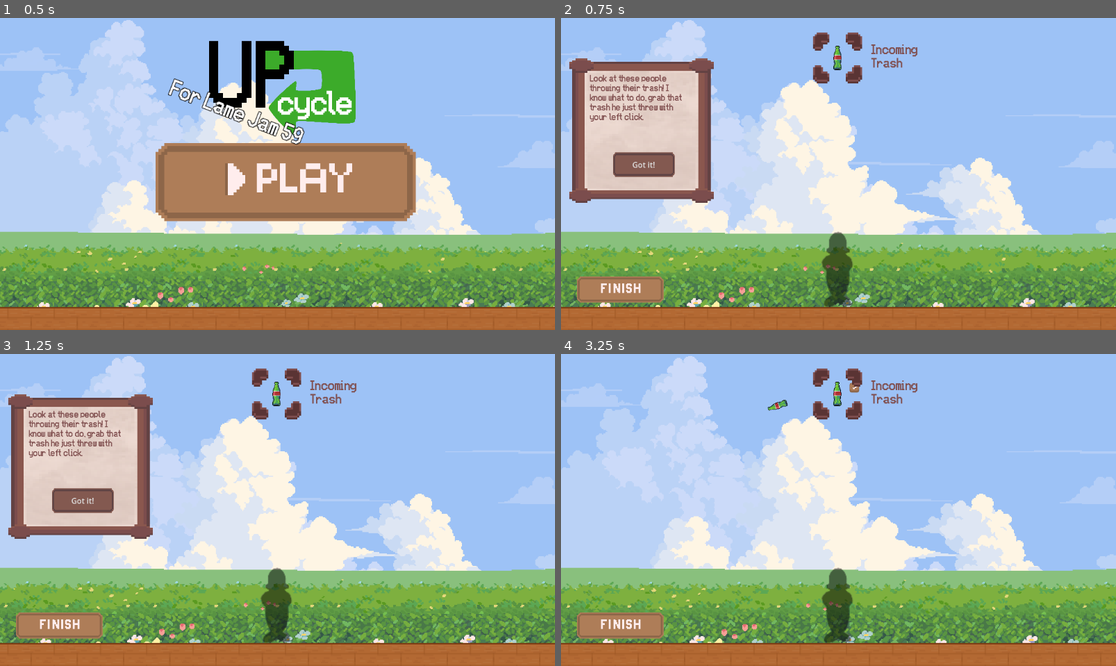
Above: before the commit, frames 1-4 (two rows, left to right).
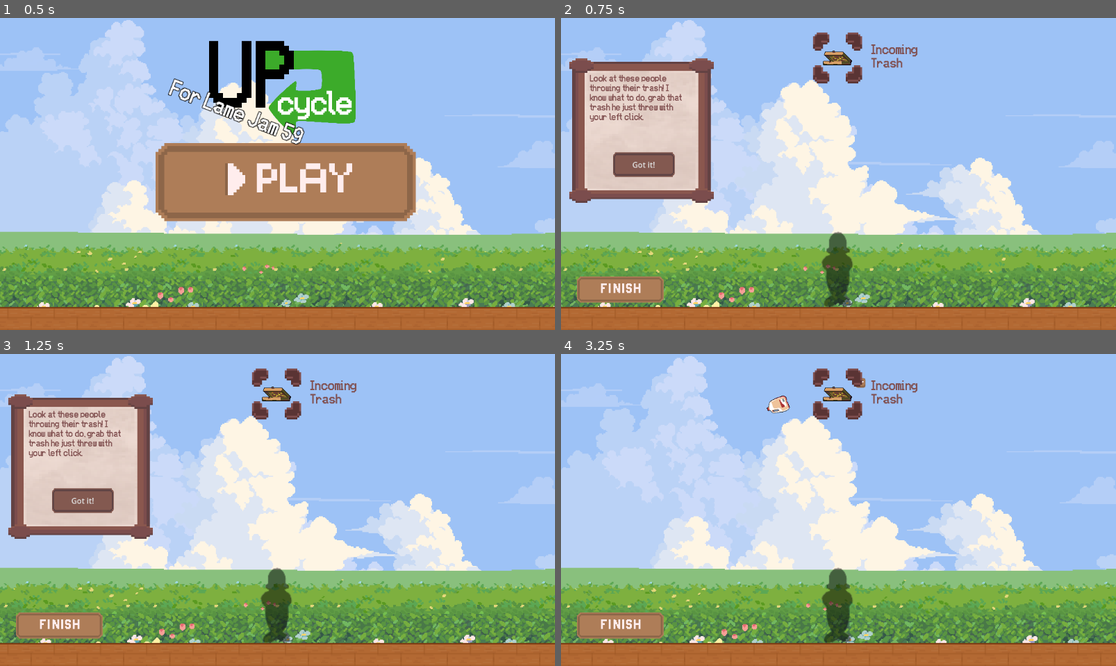
Above: after the commit, the same moments.

Repository: funkymonkeysgames/lame-jam-59
Game: Godot game, scene res://Scenes/main.tscn
Two runs of this game, one before a commit and one after it. Both use one fixed random seed, a clock stepped at 60 frames per second and the inputs below. Sound files missing from this copy of the repository are replaced by a short silence.
Inputs (mouse positions are in pixels of both pictures, inside the frame that each line leads up to; where the layout moved, square brackets give the same spot in the first picture):
- Up to frame 1 (0.5 s): no input
- Up to frame 2 (0.75 s): click (844, 183) at 0.5 s
- Up to frame 3 (1.25 s): no input
- Up to frame 4 (3.25 s): click (838, 394) at 1.25 s; click (860, 382) [855, 388] at 2 s; click "Placed and confirmed" at 2.75 s

Frame 1 is identical in both runs. In frame 2, 0.2% of the frame differs, in the area x 47-53%, y 8-17%; in frame 3, 0.2%; in frame 4, 0.5%, in the area x 37-55%, y 7-20%.

Commit message:
oh my god baseball bat fix finally

Diff:
--- a/Scenes/Objects/baseball_bat.tscn
+++ b/Scenes/Objects/baseball_bat.tscn
@@ -21,7 +21,8 @@
 parent_body2d = NodePath(".")
 
 [node name="CollisionShape2D" type="CollisionPolygon2D" parent="." unique_id=2033120229]
-polygon = PackedVector2Array(2, -7.9999886, 22, -27.99996, 27, -21.99997, 3, 1.9999971, 2, 8.999987, 1, 27.99996, 4, 30.999956, 3, 32.999954, -4, 32.999954, -5, 30.999956, -2, 27.99996, -2, 18.999973, -3, 16.999975, -3, 7.9999886, -5, 5.9999914, -4, 1.9999971, -3, 0, -2, -3, -2, -2.9999957)
+position = Vector2(11, 2.9999998)
+polygon = PackedVector2Array(-11, -8, -2, -17, -1, -20, 8, -28, 10, -29, 12, -30, 16, -26, 15, -22, 5, -13, 3, -12, -6, -2.9999998, -8, -0.99999976, -8, 5, -9, 6, -9, 16, -10, 18, -10, 25, -7, 28, -7, 29, -8, 30, -15, 30, -16, 29, -16, 28, -13, 25, -13, 17, -14, 16, -14, 5, -15, 4, -15, 2.3841858e-07, -14, -0.99999976, -12, 2.3841858e-07, -10, -2.9999998, -12, -6)
 
 [node name="Sprite2D" type="Sprite2D" parent="." unique_id=1251007473]
 texture_filter = 1
@@ -47,15 +48,17 @@
 one_shot = true
 
 [node name="Neighbour" type="Area2D" parent="." unique_id=1388060289]
+position = Vector2(11, 2.9999998)
 
 [node name="CollisionShape2D" type="CollisionPolygon2D" parent="Neighbour" unique_id=1202707379]
 scale = Vector2(1, 1.0000013)
-polygon = PackedVector2Array(1, -8.999987, 21, -28.999958, 29, -21.99997, 4, 2.9999957, 3, 9.999986, 2, 27.99996, 5, 30.999956, 4, 33.99995, -5, 33.99995, -6, 30.999956, -3, 26.999962, -3, 18.999973, -4, 16.999975, -4, 7.9999886, -6, 4.999993, -5, 1.9999971, -4, 0.99999857, -2, -2.9999957)
+polygon = PackedVector2Array(-15, 12.999983, -15, 5.9999924, -17, 1.9999974, -16, -2.999996, -14, -2.999996, -15, -6.9999905, -7, -15.999979, 2, -25.999966, 9, -31.999958, 14, -31.999958, 17, -27.999964, 19, -22.99997, 16, -18.999975, 12, -13.999982, 4, -9.999987, -4, -3.9999948, -6, 2.3841858e-07, -7, 6.9999905, -7, 14.999981, -9, 20.999973, -7, 24.999968, -5, 27.999964, -5, 29.999962, -10, 31.999958, -17, 31.999958, -19, 29.999962, -19, 26.999964, -16, 24.999968, -15, 20.999973, -16, 15.999979)
 
 [node name="Area2D" type="Area2D" parent="." unique_id=1765578907]
+position = Vector2(11, 2.9999998)
 
 [node name="CollisionShape2D" type="CollisionPolygon2D" parent="Area2D" unique_id=1673658004]
-polygon = PackedVector2Array(21, -24, 24, -21, 5, -2, 3, -4)
+polygon = PackedVector2Array(-10, -7, 0, -17, 8, -25, 10, -27, 13, -25, 8, -19, -2, -10, -7, -5, -8, -1.9999998, -10, 3.0000002, -10, 10, -11, 20, -12, 15, -12, 9, -12, 3.0000002, -8, -2.9999998)
 
 [node name="ConfirmationButton" parent="." unique_id=590694293 instance=ExtResource("8_78721")]
 offset_left = 46.666668
--- a/Scripts/block.gd
+++ b/Scripts/block.gd
@@ -85,6 +85,8 @@
 		collision_shape.rotation_degrees = lerpf(collision_shape.rotation_degrees, target_rotation, t)
 		neighbour_area2d.rotation_degrees = lerpf(neighbour_area2d.rotation_degrees, target_rotation, t)
 		sprite2D.rotation_degrees = lerpf(sprite2D.rotation_degrees, target_rotation, t)
+		noclipzone.rotation_degrees = lerpf(noclipzone.rotation_degrees, target_rotation, t)
+
 		t += delta * 10
 		if t >= 1.0:
 			lerping = false
--- a/Scripts/tetris_spawner.gd
+++ b/Scripts/tetris_spawner.gd
@@ -4,7 +4,7 @@
 
 var possible_objects = []
 
-#var baseball_bat_scene = preload("res://Scenes/Objects/baseball_bat.tscn")
+var baseball_bat_scene = preload("res://Scenes/Objects/baseball_bat.tscn")
 var bigger_tin_can_scene = preload("res://Scenes/Objects/bigger_tin_can.tscn")
 var box_scene = preload("res://Scenes/Objects/box.tscn")
 var candle_holder_scene = preload("res://Scenes/Objects/candle_holder.tscn")
@@ -63,7 +63,7 @@
 	return possible_objects.pick_random()
 
 func initilizeSceneArray() -> void:
-	#possible_objects.append(baseball_bat_scene)
+	possible_objects.append(baseball_bat_scene)
 	possible_objects.append(candle_holder_scene)
 	possible_objects.append(cross_scene)
 	possible_objects.append(skyscraper_scene)
